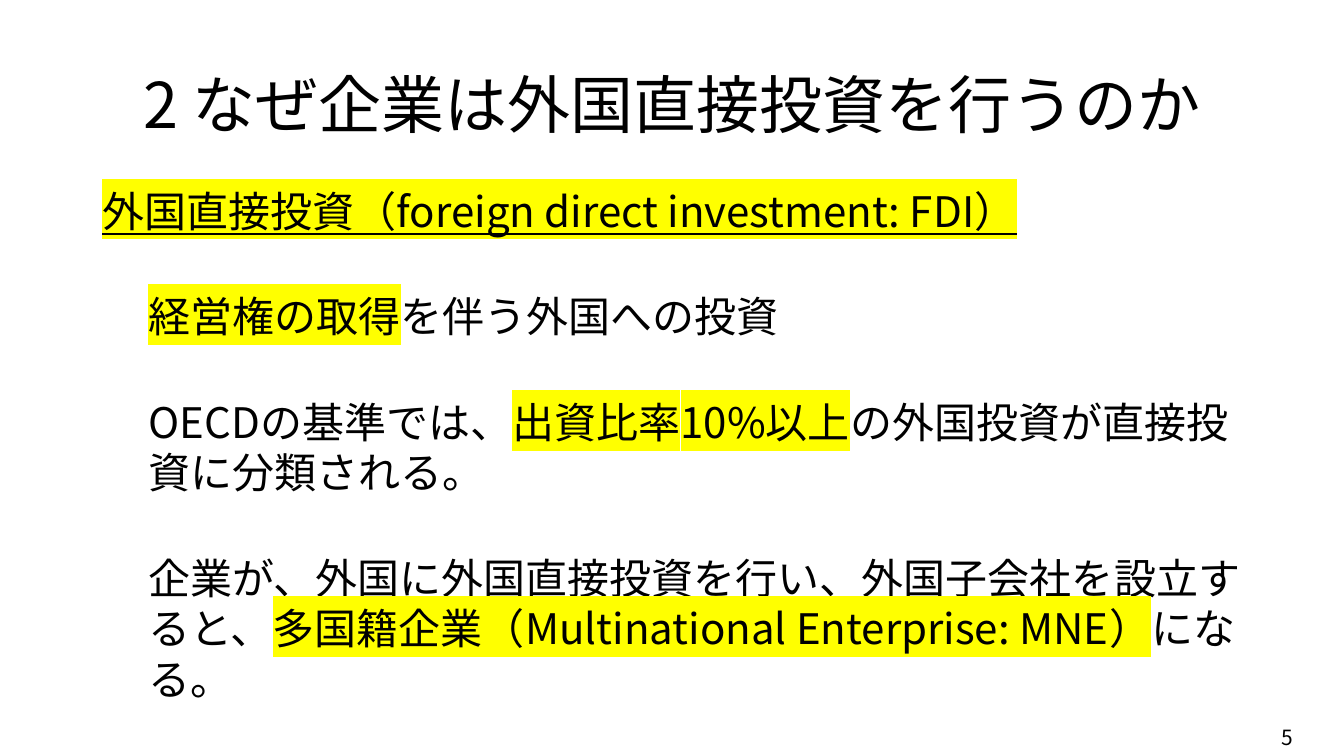
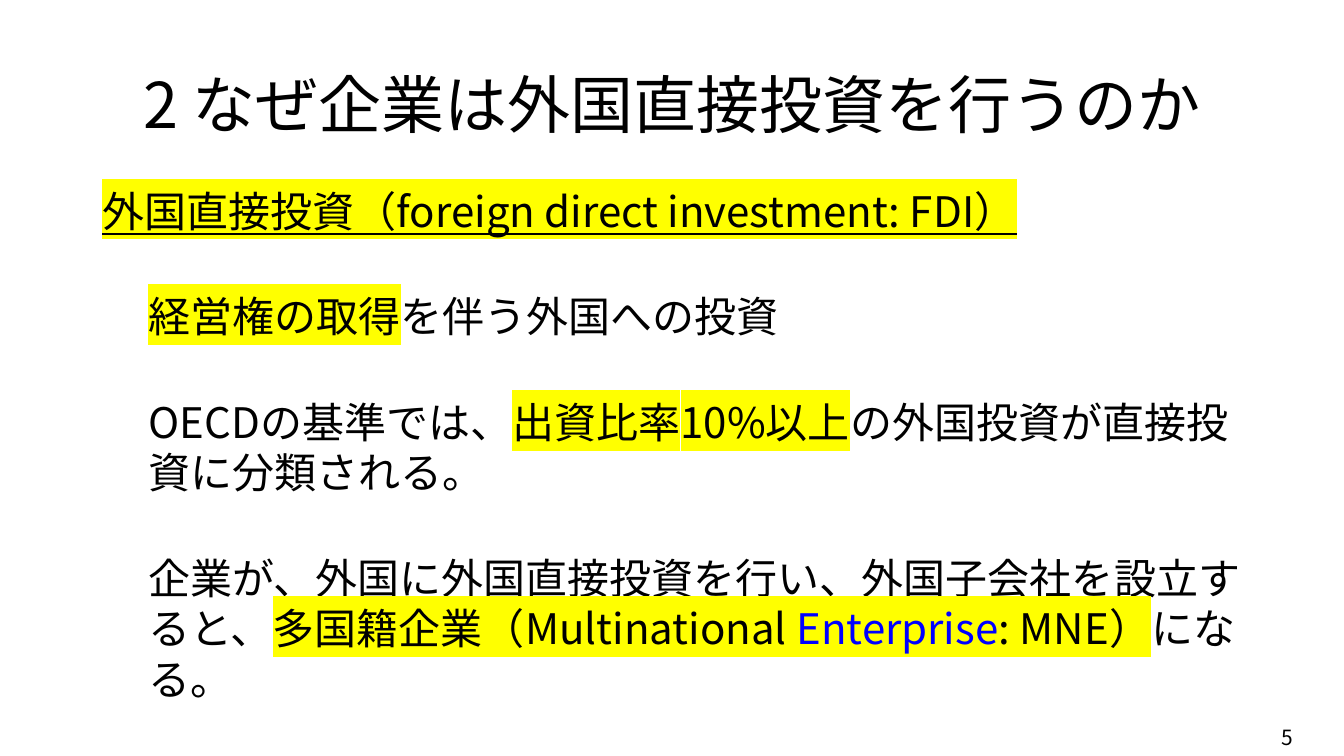
Before and after one commit to ayumu-tanaka/mof, a slide deck: slide 5 of slides/03企業のグローバル化.pptx. Drawn at 1344x756 pixels with LibreOffice and Linux fonts; fonts in the diff are those of the drawing. Boxes give left, top, right and bottom in pixels: in the first picture for what was removed or moved away, otherwise in the second. Text is boxed around its words. In the diff, an @@ line names an element or a change of style, - is before the commit and + after.

```diff
--- a/slides/03企業のグローバル化.pptx
+++ b/slides/03企業のグローバル化.pptx
@@ text at (148,558,1240,698): text colour #000000 to #0000FF in "Enterprise:" @@
```
Also in this commit, not shown: 8 other slides changed, 10 other files.
